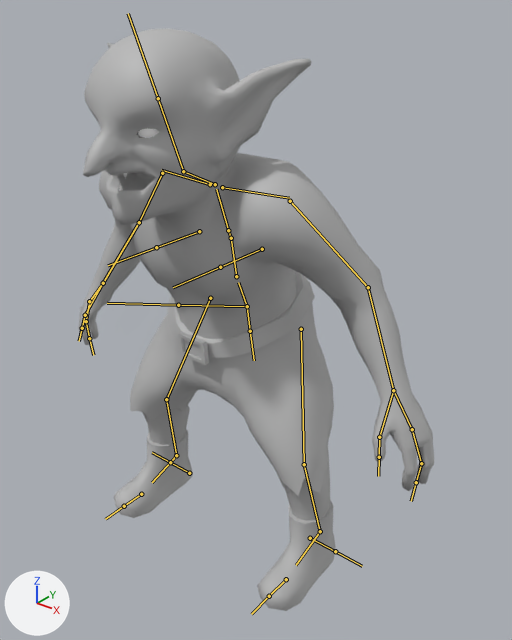
An edit to the FBX model Goblin Gauntlet/Assets/Animations/Goblin/GoblinAnims.fbx, drawn before and after from the same camera.
Both versions are drawn from a 50 mm lens placed at (1.008, -1.116, 1.362), pointed at (0.09, 0.032, 0.651). Lighting does not change. The marker at lower left points along +X, +Y and +Z. The bones that bend it are drawn over the model as lines.

The first picture shows 'Goblin_SM'.
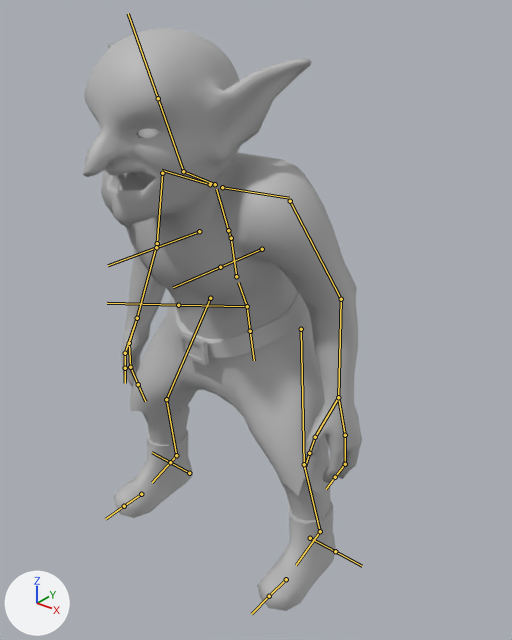
The newer file adds an action. The first version stands in its rest pose; the second is drawn at frame 1 of the action 'Goblin_SK|lowpolybasebody|Take 001|BaseLayer'.

Changed parts and their boxes [x1, y1, x2, y2] in the pictures (512 x 640 px):
'Goblin_SM', posed (22% narrower): before [78, 29, 434, 611]; after [83, 29, 362, 611]
bone 'upper_arm.L', root to tip: before (290, 201) to (368, 287); after (290, 201) to (341, 299)
bone 'upper_arm.R', root to tip: before (162, 173) to (139, 222); after (162, 173) to (157, 243)

What the commit changed:
Bone 'upper_arm.L' (bone_upper_arm_l) turns from (0, 0, 0) to (-2, 4, -19) degrees about its own x, y and z.
Bone 'upper_arm.R' (bone_upper_arm_r) turns from (0, 0, 0) to (-2, -4, 19) degrees about its own x, y and z.
